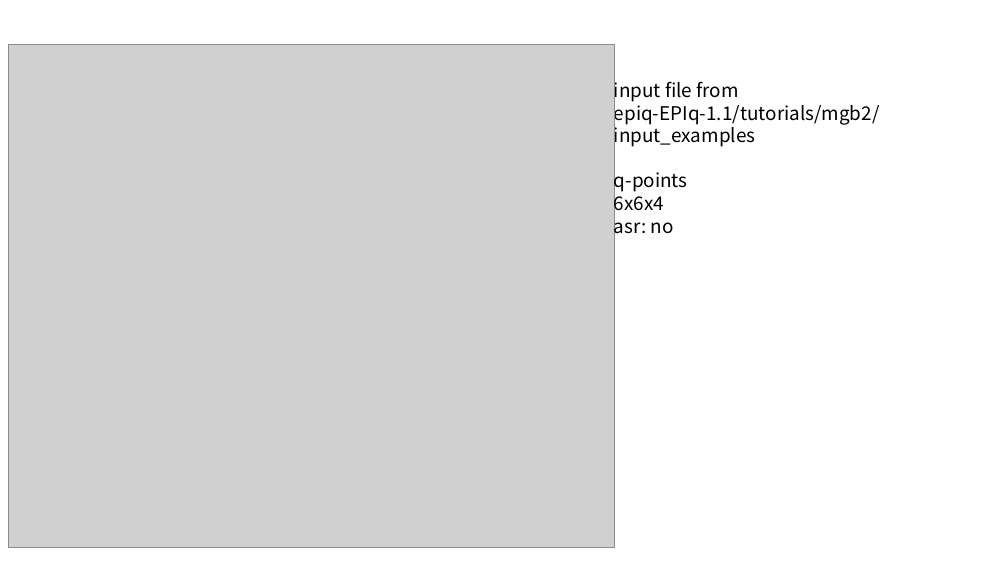
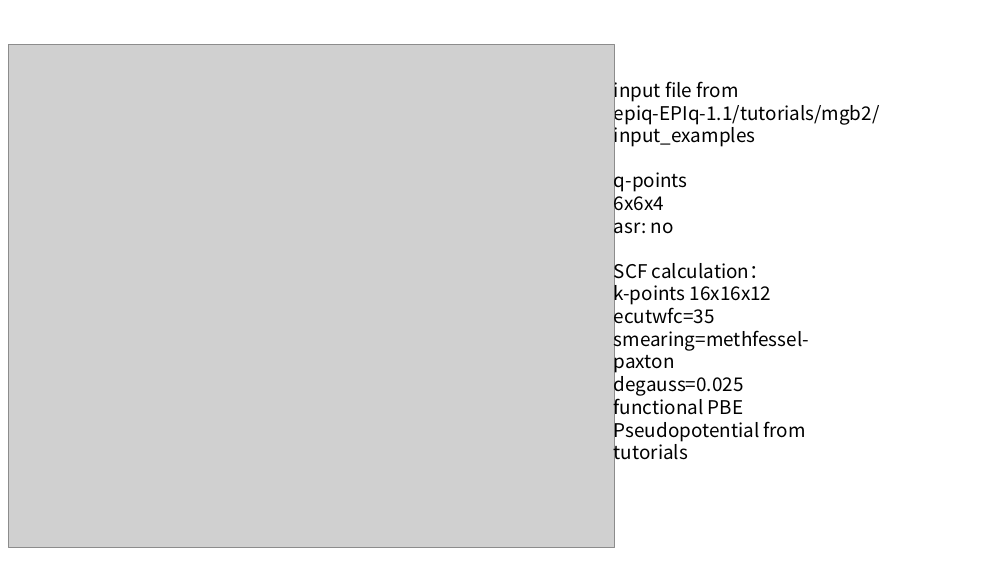
Before and after one commit to yqy1000/non-adiabatic, a slide deck: slide 1 of phonon.pptx. Drawn at 1008x567 pixels with LibreOffice and Linux fonts; fonts in the diff are those of the drawing; grey boxes stand for pictures. Boxes give left, top, right and bottom in pixels: in the first picture for what was removed or moved away, otherwise in the second. Text is boxed around its words. In the diff, an @@ line names an element or a change of style, - is before the commit and + after.

Commit message:
add scf calculation information

```diff
--- a/phonon.pptx
+++ b/phonon.pptx
@@ text added at (614,258,809,465), 18 pt, text #000000 @@
+SCF calculation：
+k-points 16x16x12
+ecutwfc=35
+smearing=methfessel-paxton
+degauss=0.025
+functional PBE
+Pseudopotential from tutorials
```
Also in this commit, not shown: 1 other file.
